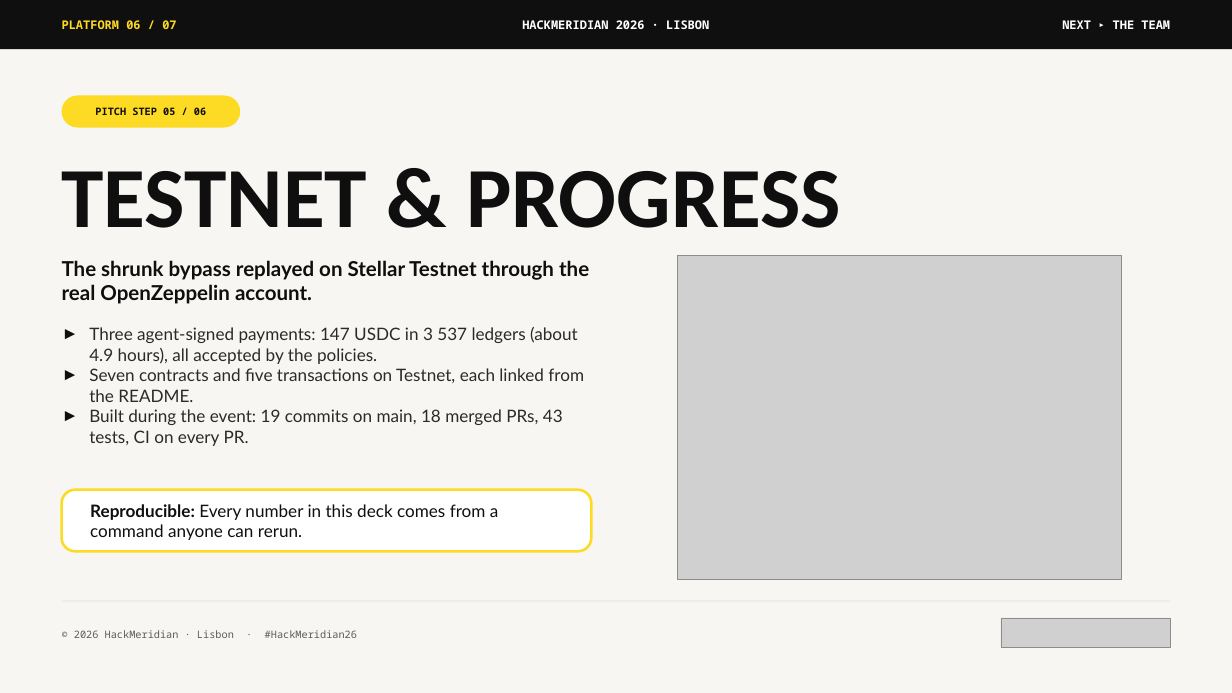
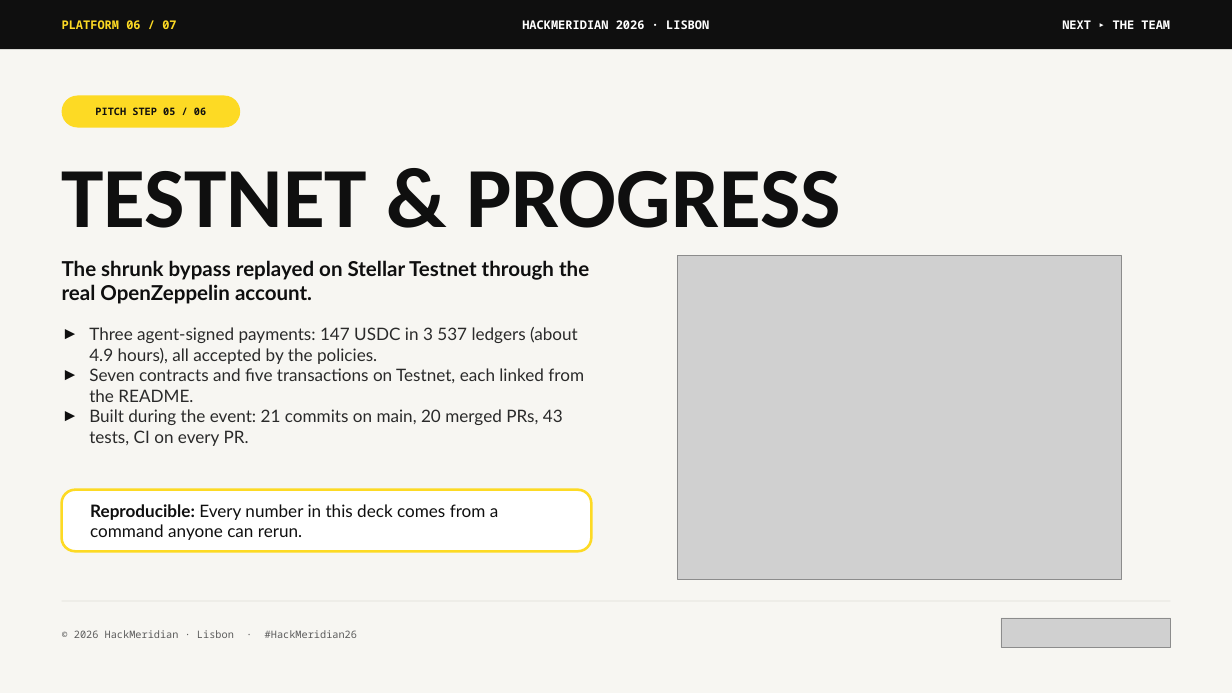
Before and after one commit to Belvast-Innovation/Breakwater, a slide deck: slide 6 of docs/deck/breakwater-pitch.pptx. Drawn at 1232x693 pixels with LibreOffice and Linux fonts; fonts in the diff are those of the drawing; grey boxes stand for pictures. Boxes give left, top, right and bottom in pixels: in the first picture for what was removed or moved away, otherwise in the second. Text is boxed around its words. In the diff, an @@ line names an element or a change of style, - is before the commit and + after.

Commit message:
docs: remake the demo video segments and sync the counts (#20)
Drops every zoom and push-in from the demo video, which made the
picture shimmer. Long stills are replaced by recordings (the README
Problem section on GitHub, a terminal running breakwater export and the
exported test), and deck slides still on screen get a highlight box
positioned from the PDF text. The deck and docs/PITCH_DECK.md carry the
counts after this change: 21 commits on main, 20 merged pull requests,
43 tests.

```diff
--- a/docs/deck/breakwater-pitch.pptx
+++ b/docs/deck/breakwater-pitch.pptx
@@ text at [89, 409, 563, 446]: text changed @@
-► Built during the event: 19 commits on main, 18 merged PRs, 43 tests, CI on every PR.
+► Built during the event: 21 commits on main, 20 merged PRs, 43 tests, CI on every PR.
```
Also in this commit, not shown: 7 other files.
